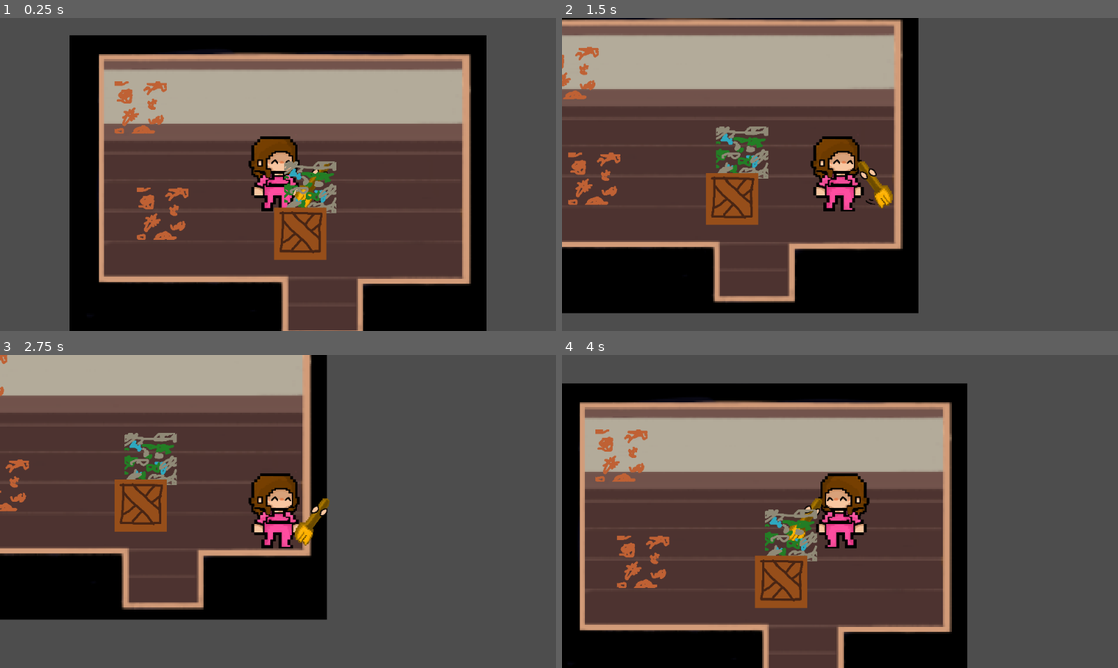
Above: before the commit, frames 1-4 (two rows, left to right).
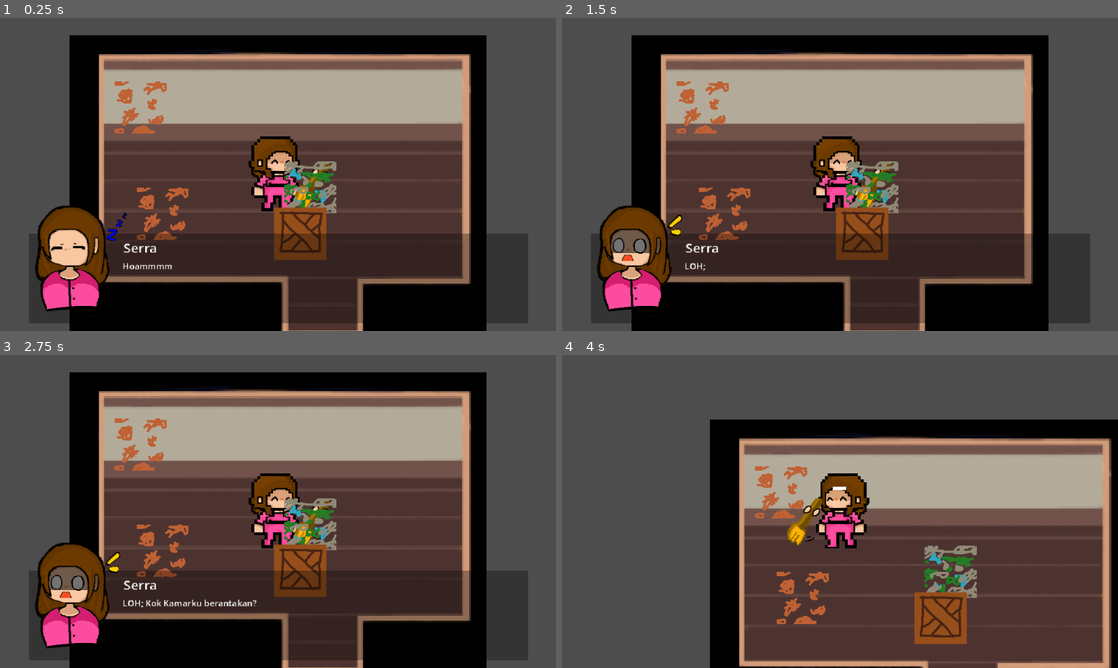
Above: after the commit, the same moments.

Repository: Myriadn/Alter-Serra
Game: Godot game, scene res://scenes/levels/master/day1/day1_morning.tscn
The game is run twice, just before and just after one commit, with the same random seed, the same clock (stepped at 60 frames per second) and the same inputs. This scene is started directly instead of the project's main scene.
Inputs (mouse positions are in pixels of both pictures, inside the frame that each line leads up to):
- Up to frame 1 (0.25 s): no input
- Up to frame 2 (1.5 s): tap Enter at 0.5 s; move the mouse to (962, 158) at 0.52 s; hold D (move_right) 0.53-1.28 s; hold E (interact) 0.53-1.28 s; move the mouse to (728, 190) at 1.27 s; hold S (move_down) from 1.28 s (still down); click (728, 190) at 1.35 s
- Up to frame 3 (2.75 s): move the mouse to (333, 442) at 2.02 s; release S (move_down) at 2.03 s; hold D (move_right) from 2.03 s (still down); hold E (interact) from 2.03 s (still down)
- Up to frame 4 (4 s): move the mouse to (812, 574) at 2.77 s; release D (move_right) at 2.78 s; release E (interact) at 2.78 s; hold W (move_up) 2.78-3.53 s; click (812, 574) at 2.85 s; move the mouse to (1006, 558) at 3.52 s; hold A (move_left) from 3.53 s (still down); hold E (interact) from 3.53 s (still down)

The runs differ from the first frame. In frame 1, 10% of the frame differs, in the area x 5-95%, y 60-98%; in frame 2, 71%; in frame 3, 76%, in the area x 0-95%, y 0-100%; in frame 4, 72%.

Commit message:
feat: implemented dialog games for day 1 morning

Diff:
--- a/project.godot
+++ b/project.godot
@@ -18,6 +18,7 @@
 [autoload]
 
 GlobalHandle="*uid://mi4ov4u8fq8q"
+DayManager="*uid://otuuevic32q5"
 
 [display]
 
--- a/scenes/levels/master/day1/day1_morning.tscn
+++ b/scenes/levels/master/day1/day1_morning.tscn
@@ -1,13 +1,16 @@
 [gd_scene format=3 uid="uid://bg4k4rkw2qlbh"]
 
+[ext_resource type="Script" uid="uid://b0jj5kmnjhadi" path="res://scripts/levels/day1_morning.gd" id="1_58qdr"]
 [ext_resource type="Texture2D" uid="uid://diuxhicxsg8kr" path="res://assets/levels/background/no_interior.png" id="1_ajp4n"]
 [ext_resource type="PackedScene" uid="uid://cdx24aoy1dsci" path="res://scenes/characters/Player.tscn" id="2_ioj4g"]
 [ext_resource type="PackedScene" uid="uid://jcn83penk3wp" path="res://scenes/levels/prototype/level_manager.tscn" id="3_n0474"]
+[ext_resource type="PackedScene" uid="uid://cn3pjhi6lx4c1" path="res://scenes/characters/dialogue_control.tscn" id="4_3fixl"]
 
 [sub_resource type="RectangleShape2D" id="RectangleShape2D_ioj4g"]
 size = Vector2(240, 63.21039)
 
 [node name="Day1Morning" type="Node2D" unique_id=837071044]
+script = ExtResource("1_58qdr")
 
 [node name="NoInterior" type="Sprite2D" parent="." unique_id=1456679427]
 texture = ExtResource("1_ajp4n")
@@ -19,7 +22,8 @@
 collision_layer = 8
 
 [node name="WallTop" type="CollisionShape2D" parent="StaticBody2D" unique_id=1145349518]
-position = Vector2(2, -70)
+position = Vector2(0, -77)
+scale = Vector2(1, 0.56)
 shape = SubResource("RectangleShape2D_ioj4g")
 
 [node name="WallBottom" type="CollisionShape2D" parent="StaticBody2D" unique_id=1883885001]
@@ -53,3 +57,8 @@
 [node name="LevelManager" parent="." unique_id=167112185 instance=ExtResource("3_n0474")]
 spawn_area_min = Vector2(-100, -50)
 spawn_area_max = Vector2(100, 50)
+
+[node name="CanvasLayer" type="CanvasLayer" parent="." unique_id=905839060]
+
+[node name="DialogueControl" parent="CanvasLayer" unique_id=1915989084 instance=ExtResource("4_3fixl")]
+dialog_json_path = "   res://dialogue-data/data-ready/Dialogue - Day 1 Wake Up.json"
--- a/scripts/characters/dialogue_control.gd
+++ b/scripts/characters/dialogue_control.gd
@@ -1,4 +1,7 @@
 extends Control
+
+signal dialog_finished
+signal choice_selected(choice_id: String)
 
 @export var dialog_json_path: String = ""
 @export var start_id: String = "start"
@@ -20,14 +23,28 @@
 # READY
 # =========================
 func _ready():
+	# load_dialog()
+	visible = false
+	# start_dialog()
+
+
+func play_dialog(json_path: String = "", start_from: String = "start"):
+	if json_path != "":
+		dialog_json_path = json_path
+	if start_from != "":
+		start_id = start_from
 	load_dialog()
 	start_dialog()
-
 
 # =========================
 # LOAD JSON
 # =========================
 func load_dialog():
+	if dialog_json_path == "":
+		push_warning("Dialog path kosong!")
+		end_dialog()
+		return
+
 	var file := FileAccess.open(dialog_json_path, FileAccess.READ)
 	if file == null:
 		push_error("Dialog JSON tidak ditemukan!")
@@ -161,7 +178,9 @@
 
 
 func _on_choice_pressed(btn):
-	current_id = btn.get_parent().next_id
+	var next_id = btn.get_parent().next_id
+	choice_selected.emit(next_id)
+	current_id = next_id
 	show_dialog()
 
 
@@ -176,3 +195,4 @@
 func end_dialog():
 	visible = false
 	print("Dialog selesai")
+	dialog_finished.emit()
--- /dev/null
+++ b/scripts/levels/day1_morning.gd
@@ -0,0 +1,35 @@
+extends Node2D
+
+@onready var dialog_control = $CanvasLayer/DialogueControl
+@onready var level_manager = $LevelManager
+@onready var player = $Player
+
+var dialog_finished_first: bool = false
+
+func _ready():
+	# Disable player movement saat dialog
+	player.set_physics_process(false)
+
+	# Connect signals
+	dialog_control.dialog_finished.connect(_on_dialog_finished)
+	level_manager.all_tasks_completed.connect(_on_tasks_completed)
+
+	# Start opening dialog
+	dialog_control.play_dialog("res://dialogue-data/data-ready/Dialogue - Day 1 Wake Up.json")
+
+func _on_dialog_finished():
+	if not dialog_finished_first:
+		# Dialog pertama selesai → mulai gameplay
+		dialog_finished_first = true
+		print("📢 Dialog selesai, mulai gameplay!")
+		player.set_physics_process(true)  # Enable player movement
+		# LevelManager akan spawn tasks
+	else:
+		# Dialog kedua selesai → next scene
+		print("📢 Scene selesai, ke scene berikutnya!")
+		DayManager.next_scene()
+
+func _on_tasks_completed():
+	print("✅ Semua tasks selesai!")
+	# Play dialog "Go Work" setelah bersih-bersih
+	dialog_control.play_dialog("res://dialogue-data/data-ready/Dialogue - Day 1 Go Work.json")
Not shown, added: scripts/levels/day1_morning.gd.uid
